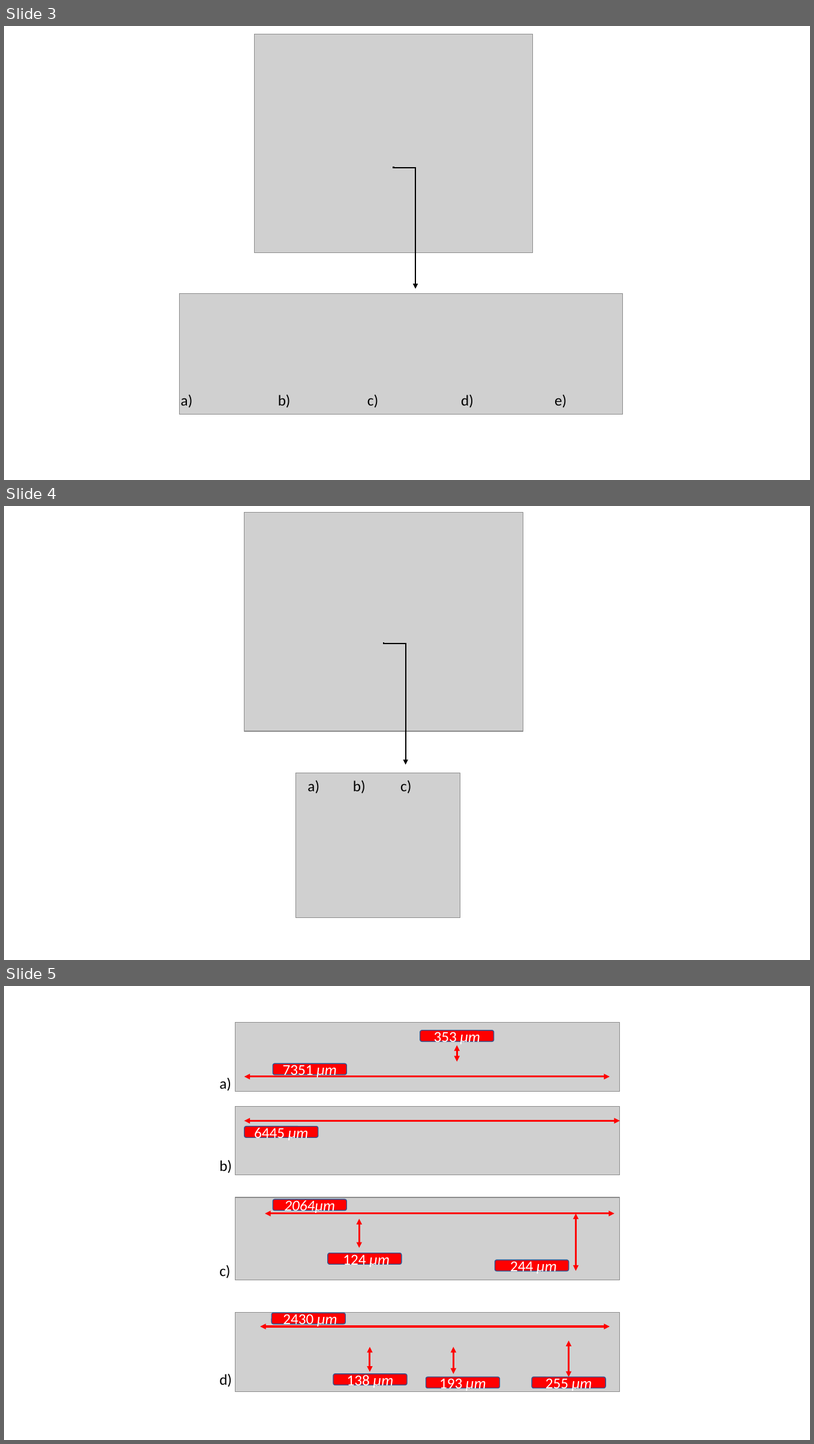
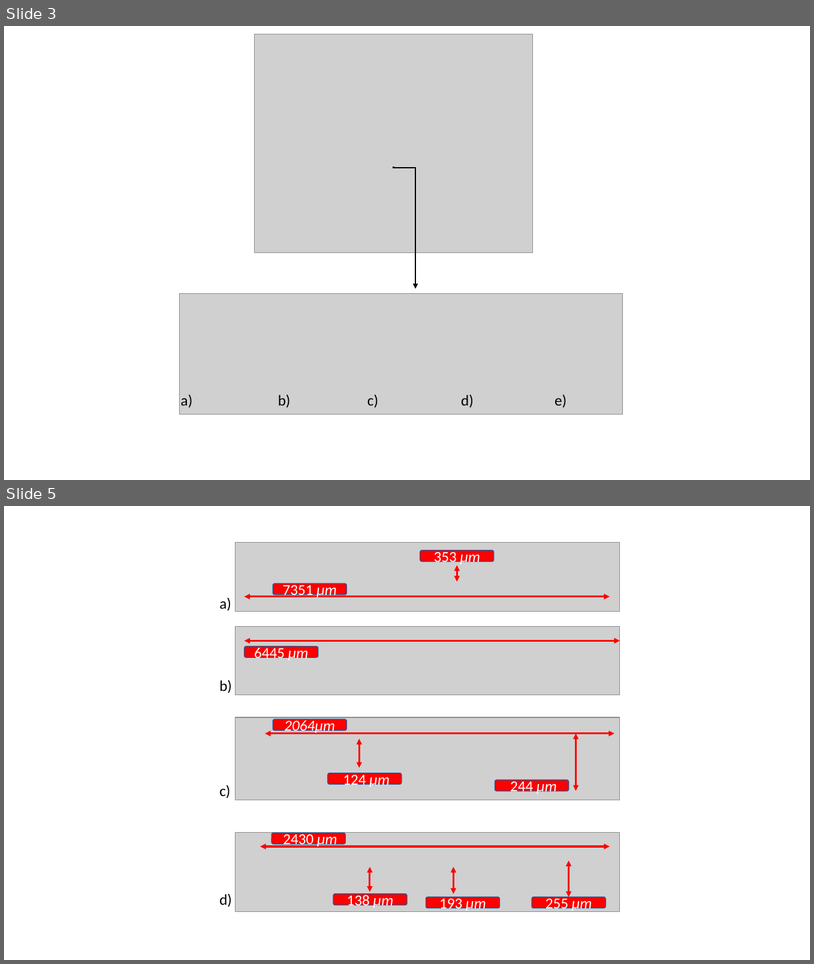
Before and after one commit to QITI/Needle_electrodes_for_ion_traps, a slide deck: Images/needlefab.pptx. Shown one above the other, each under a label of ours: slides 3, 4 and 5 before the commit, slides 3 and 5 after it; the slides between them are not shown. The pictures are 814x1444 and 814x964 pixels, drawn with LibreOffice and Linux fonts; fonts in the diff are those of the drawing; grey boxes stand for pictures. Boxes give left, top, right and bottom in pixels: in the first picture for what was removed or moved away, otherwise in the second. Text is boxed around its words. In the diff, an @@ line names an element or a change of style, - is before the commit and + after.

```diff
--- a/Images/needlefab.pptx
+++ b/Images/needlefab.pptx
@@ slide 4 removed at <box>4,506,810,960</box>, background #FFFFFF @@
@@ picture removed at <box>245,512,524,731</box> @@
@@ elbow arrow removed from (384, 642) to (405, 765) @@
@@ picture removed at <box>296,773,460,918</box> @@
@@ text removed at <box>308,780,320,793</box> @@
-a)
@@ text removed at <box>353,780,366,793</box> @@
-b)
@@ text removed at <box>401,780,411,793</box> @@
-c)
```
Also in this commit, not shown: 1 slide changed, 2 slides added, 17 other files.
